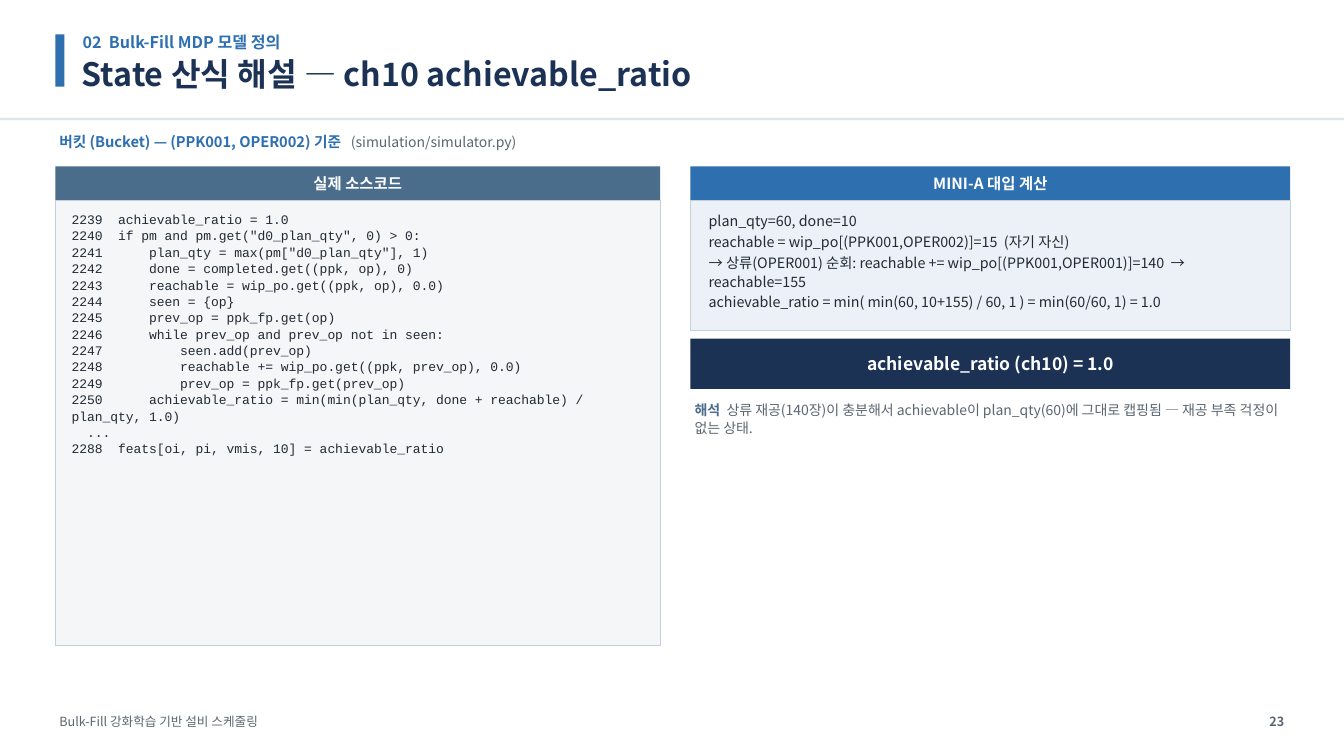
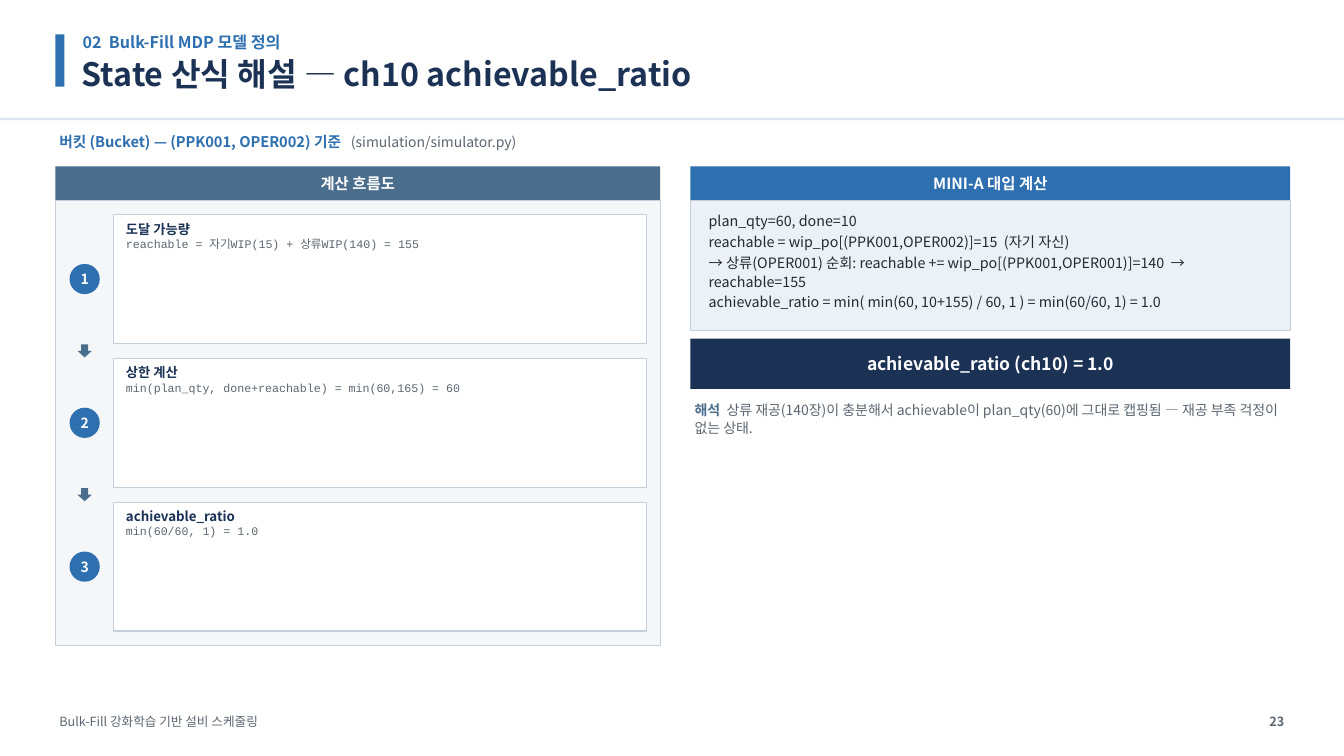
Before and after one commit to relighting123/pjt_scheduling, a slide deck: slide 23 of docs/스케줄링_발표자료.pptx. Drawn at 1344x756 pixels with LibreOffice and Linux fonts; fonts in the diff are those of the drawing. Boxes give left, top, right and bottom in pixels: in the first picture for what was removed or moved away, otherwise in the second. Text is boxed around its words. In the diff, an @@ line names an element or a change of style, - is before the commit and + after.

```diff
--- a/docs/스케줄링_발표자료.pptx
+++ b/docs/스케줄링_발표자료.pptx
@@ text at (321,176,395,191): text changed @@
-실제 소스코드
+계산 흐름도
@@ text removed at (72,215,568,456) @@
-2239 achievable_ratio = 1.0
-2240 if pm and pm.get("d0_plan_qty", 0) > 0:
-2241 plan_qty = max(pm["d0_plan_qty"], 1)
-2242 done = completed.get((ppk, op), 0)
-2243 reachable = wip_po.get((ppk, op), 0.0)
-2244 seen = {op}
-2245 prev_op = ppk_fp.get(op)
-2246 while prev_op and prev_op not in seen:
-2247 seen.add(prev_op)
-2248 reachable += wip_po.get((ppk, prev_op), 0.0)
-2249 prev_op = ppk_fp.get(prev_op)
-2250 achievable_ratio = min(min(plan_qty, done + reachable) / plan_qty, 1.0)
-...
-2288 feats[oi, pi, vmis, 10] = achievable_ratio
@@ rectangle added at (114,215,646,344), fill #FFFFFF, outline #C4CFDB 0.75 pt @@
@@ text added at (126,223,419,251), 8.3 pt, text #5C6670 @@
+도달 가능량
+reachable = 자기WIP(15) + 상류WIP(140) = 155
@@ ellipse added at (70,264,100,294), fill #2E6FB0 @@
@@ text added at (81,273,89,284), 10 pt, text #FFFFFF, bold @@
+1
@@ down arrow added at (78,345,92,358), fill #4A6D8C @@
@@ rectangle added at (114,359,646,488), fill #FFFFFF, outline #C4CFDB 0.75 pt @@
@@ text added at (126,366,460,395), 8.3 pt, text #5C6670 @@
+상한 계산
+min(plan_qty, done+reachable) = min(60,165) = 60
@@ ellipse added at (70,407,100,438), fill #2E6FB0 @@
@@ text added at (81,417,89,428), 10 pt, text #FFFFFF, bold @@
+2
@@ down arrow added at (78,488,92,501), fill #4A6D8C @@
@@ rectangle added at (114,502,646,631), fill #FFFFFF, outline #C4CFDB 0.75 pt @@
@@ text added at (126,510,258,538), 9.5 pt, text #1B3255, bold @@
+achievable_ratio
+min(60/60, 1) = 1.0
@@ ellipse added at (70,552,100,582), fill #2E6FB0 @@
@@ text added at (81,561,89,572), 10 pt, text #FFFFFF, bold @@
+3
```
Also in this commit, not shown: 14 other slides changed.
